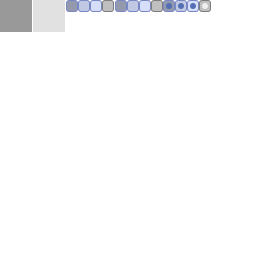
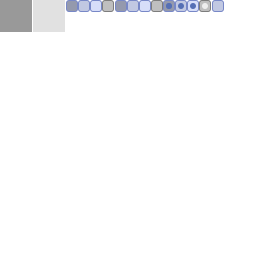
Revision of a layered 256×256 image; what changed, layer by layer:
added group "InputBox" with 1 layers above "CheckBox" over left=212, top=0, right=224, bottom=12
added layer "Normal" (1st of 3, in "InputBox") in group "InputBox" over left=212, top=0, right=224, bottom=12
